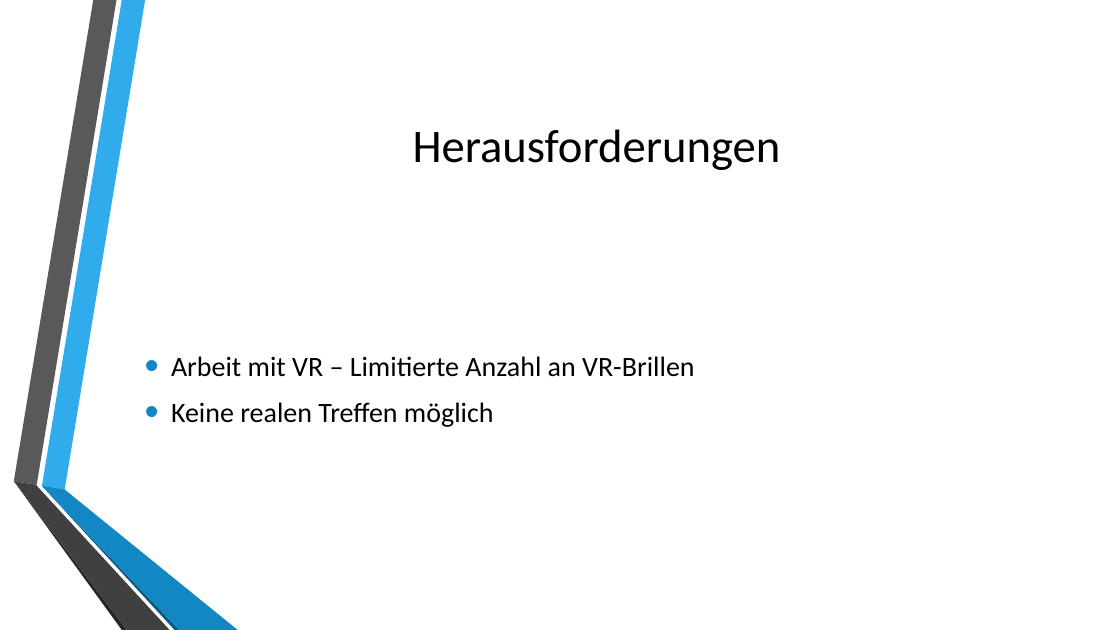
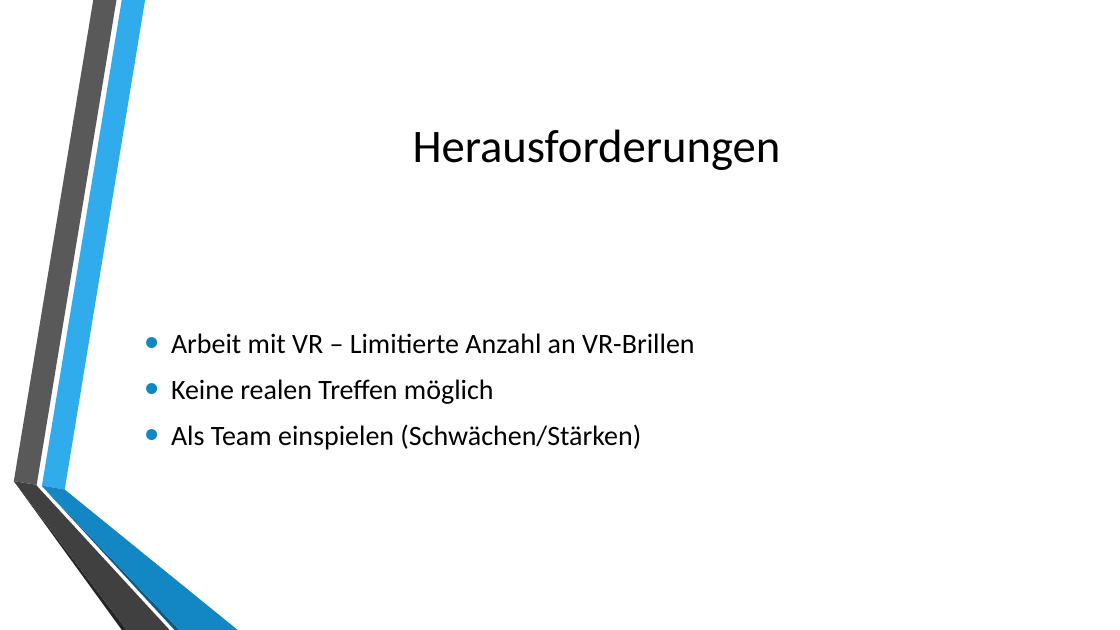
Before and after one commit to sascha202295/unityunit, a slide deck: slide 5 of Präsentation/Präsentation_UnityUnit.pptx (slide 4 before the commit). Drawn at 1120x630 pixels with LibreOffice and Linux fonts; fonts in the diff are those of the drawing; background and template pictures are left out. Boxes give left, top, right and bottom in pixels: in the first picture for what was removed or moved away, otherwise in the second. Text is boxed around its words. In the diff, an @@ line names an element or a change of style, - is before the commit and + after.

```diff
--- a/Präsentation/Präsentation_UnityUnit.pptx
+++ b/Präsentation/Präsentation_UnityUnit.pptx
@@ text at (x1=171, y1=424, x2=641, y2=450): paragraph added @@
+• Als Team einspielen (Schwächen/Stärken)
```
Also in this commit, not shown: 2 other slides changed, 8 slides added, 1 slide removed.
